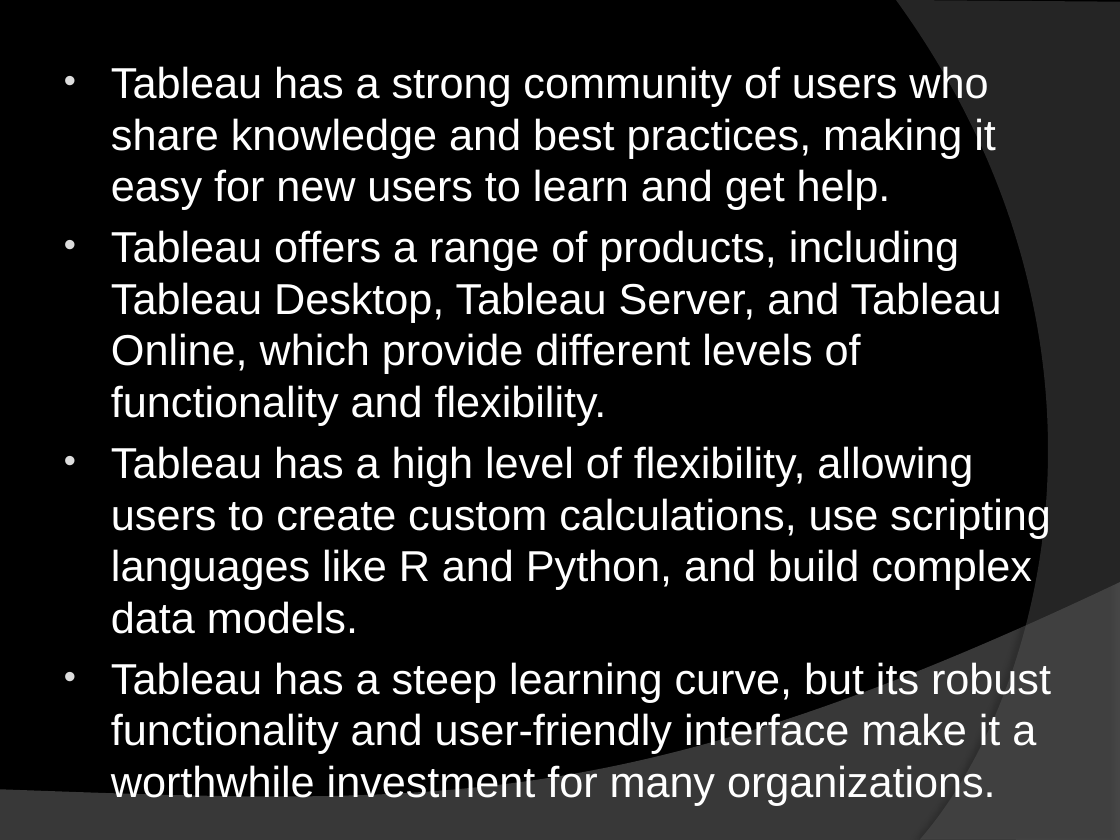
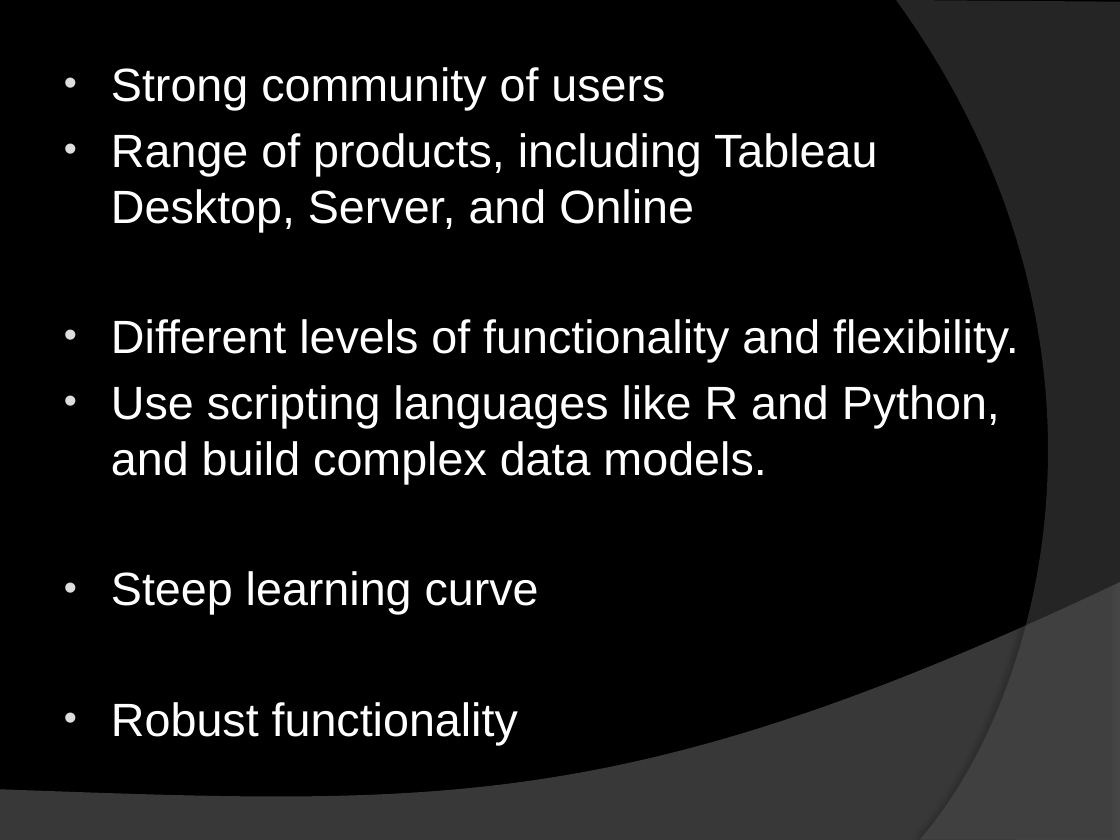
Before and after one commit to AkashChaudhare/abc, a slide deck: slide 7 of Tableau, Power Bi and Mint.pptx. Drawn at 1120x840 pixels with LibreOffice and Linux fonts; fonts in the diff are those of the drawing. Boxes give left, top, right and bottom in pixels: in the first picture for what was removed or moved away, otherwise in the second. Text is boxed around its words. In the diff, an @@ line names an element or a change of style, - is before the commit and + after.

```diff
--- a/Tableau, Power Bi and Mint.pptx
+++ b/Tableau, Power Bi and Mint.pptx
@@ text at (x1=111, y1=67, x2=1019, y2=745): text changed; size 27.8 to 30 pt @@
-• Tableau has a strong community of users who share knowledge and best practices, making it easy for new users to learn and get help.
-• Tableau offers a range of products, including Tableau Desktop, Tableau Server, and Tableau Online, which provide different levels of functionality and flexibility.
-• Tableau has a high level of flexibility, allowing users to create custom calculations, use scripting languages like R and Python, and build complex data models.
-• Tableau has a steep learning curve, but its robust functionality and user-friendly interface make it a worthwhile investment for many organizations.
+• Strong community of users
+• Range of products, including Tableau Desktop, Server, and Online
+• Different levels of functionality and flexibility.
+• Use scripting languages like R and Python, and build complex data models.
+• Steep learning curve
+• Robust functionality
```
Also in this commit, not shown: 5 other slides changed.
